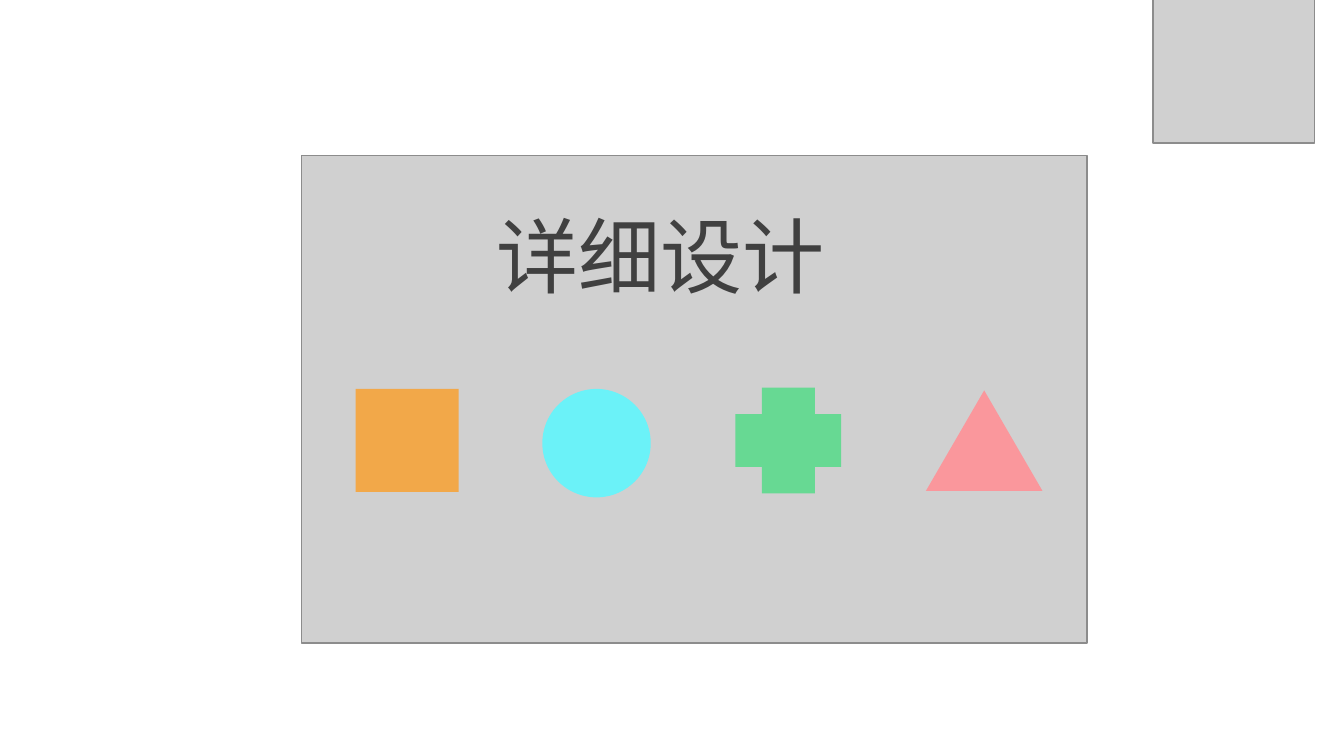
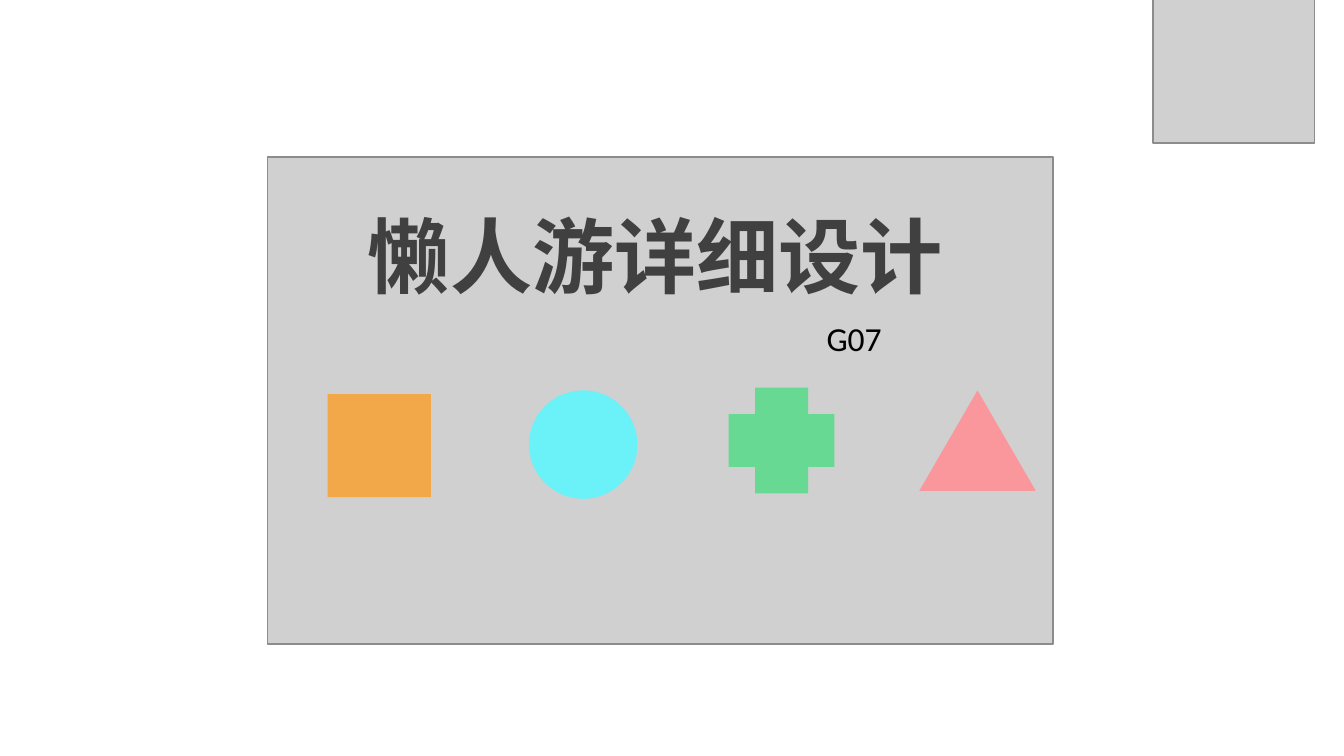
Before and after one commit to LEMONccccc/software, a slide deck: slide 1 of 详细设计.pptx. Drawn at 1344x756 pixels with LibreOffice and Linux fonts; fonts in the diff are those of the drawing; grey boxes stand for pictures; background and template pictures are left out. Boxes give left, top, right and bottom in pixels: in the first picture for what was removed or moved away, otherwise in the second. Text is boxed around its words. In the diff, an @@ line names an element or a change of style, - is before the commit and + after.

Commit message:
详细ppt

```diff
--- a/详细设计.pptx
+++ b/详细设计.pptx
@@ picture: place and size @@
-picture at [301, 156, 1087, 642]
+picture at [267, 157, 1054, 644]
@@ text at [368, 217, 943, 295]: text changed; bold on @@
-详细设计
+懒人游详细设计
@@ text added at [827, 329, 882, 352], 18 pt, text #000000 @@
+G07
@@ plus: place and size @@
-plus at [735, 387, 841, 493]
+plus at [728, 387, 835, 493]
@@ rectangle: place and size @@
-rectangle at [356, 388, 460, 492]
+rectangle at [328, 394, 431, 497]
@@ ellipse: place and size @@
-ellipse at [543, 388, 652, 497]
+ellipse at [530, 390, 638, 499]
@@ triangle: place and size @@
-triangle at [926, 390, 1043, 491]
+triangle at [919, 390, 1036, 491]
```
Also in this commit, not shown: 7 other slides changed, 2 slides added.
